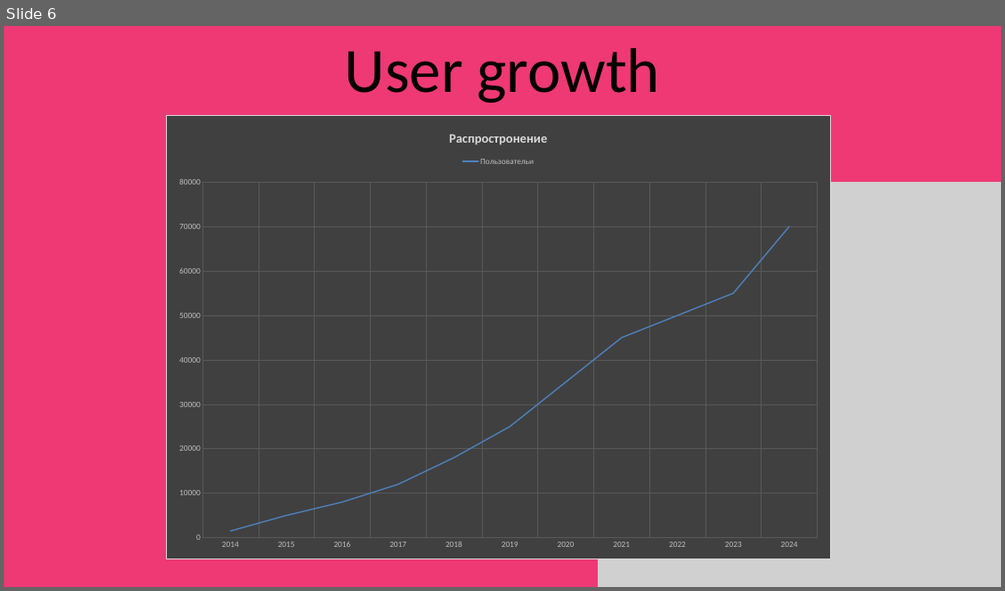
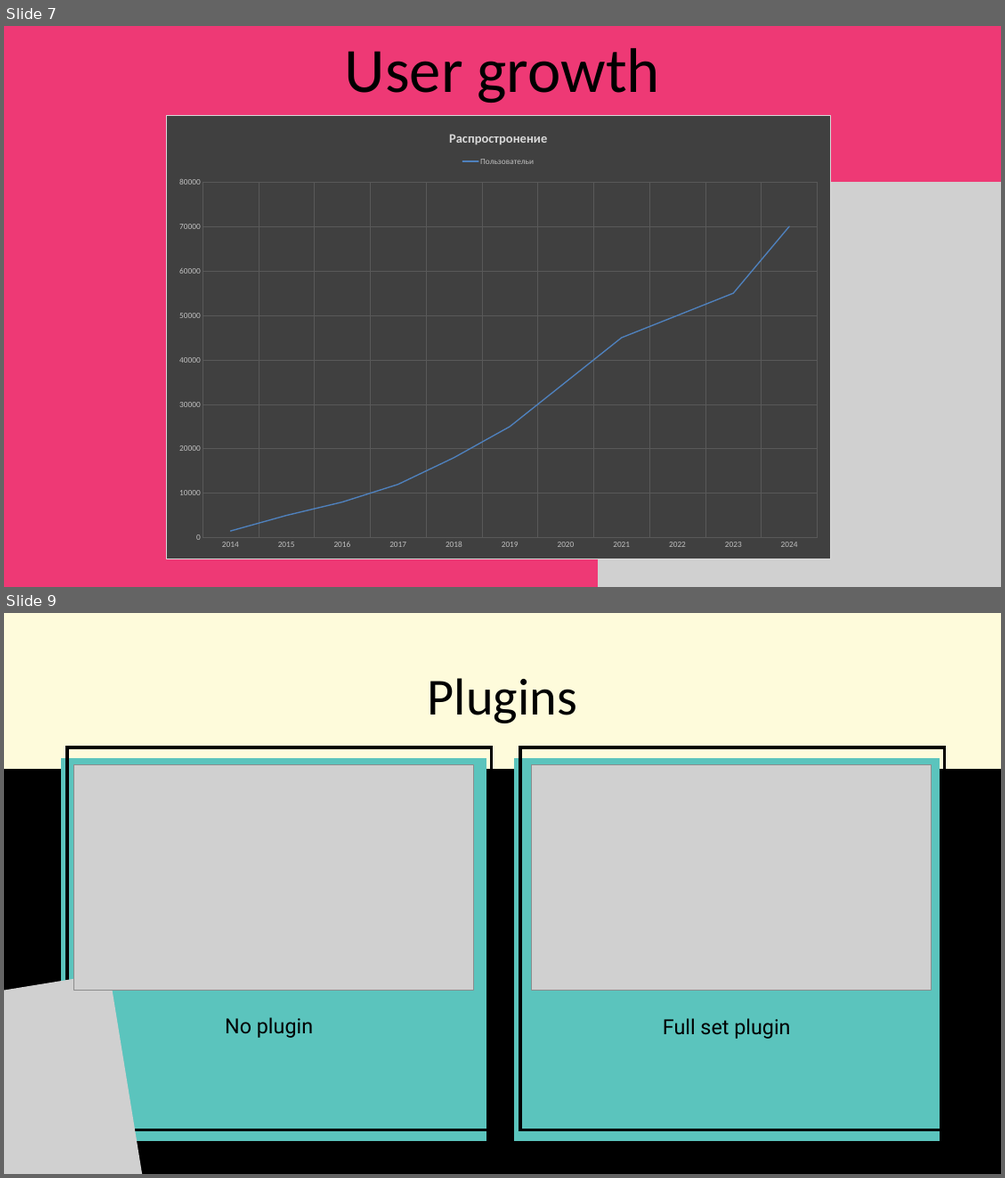
Before and after one commit to NotKiroma/Praktika, a slide deck: Praktika IKT/Day 8.pptx. Shown one above the other, each under a label of ours: slide 6 before the commit, slides 7 and 9 after it; the slides between them are not shown. The pictures are 1005x591 and 1005x1178 pixels, drawn with LibreOffice and Linux fonts; fonts in the diff are those of the drawing; grey boxes stand for pictures. Boxes give left, top, right and bottom in pixels: in the first picture for what was removed or moved away, otherwise in the second. Text is boxed around its words. In the diff, an @@ line names an element or a change of style, - is before the commit and + after.

```diff
--- a/Praktika IKT/Day 8.pptx
+++ b/Praktika IKT/Day 8.pptx
@@ slide 9 added at (4,613,1001,1174), background #000000 @@
@@ freeform shape added at (4,613,1001,769), fill #FEFBDB @@
@@ text added at (428,678,577,723), 75 pt, text #000000 @@
+Plugins
@@ freeform shape added at (61,758,487,1140), fill #5BC4BD @@
@@ freeform shape added at (67,747,492,1129), outline #000000 4.5 pt @@
@@ picture added at (73,764,474,989) @@
@@ freeform shape added at (513,758,939,1140), fill #5BC4BD @@
@@ freeform shape added at (520,747,945,1129), outline #000000 4.5 pt @@
@@ picture added at (531,764,931,989) @@
@@ picture added at (4,973,145,1174) @@
@@ text added at (225,1017,313,1038), 30 pt, text #000000 @@
+No plugin
@@ text added at (663,1018,790,1038), 30 pt, text #000000 @@
+Full set plugin
@@ what was slide 6 is now slide 7 @@
```
Also in this commit, not shown: 2 slides changed, 1 other slide added, 3 slides removed, 2 other files.
